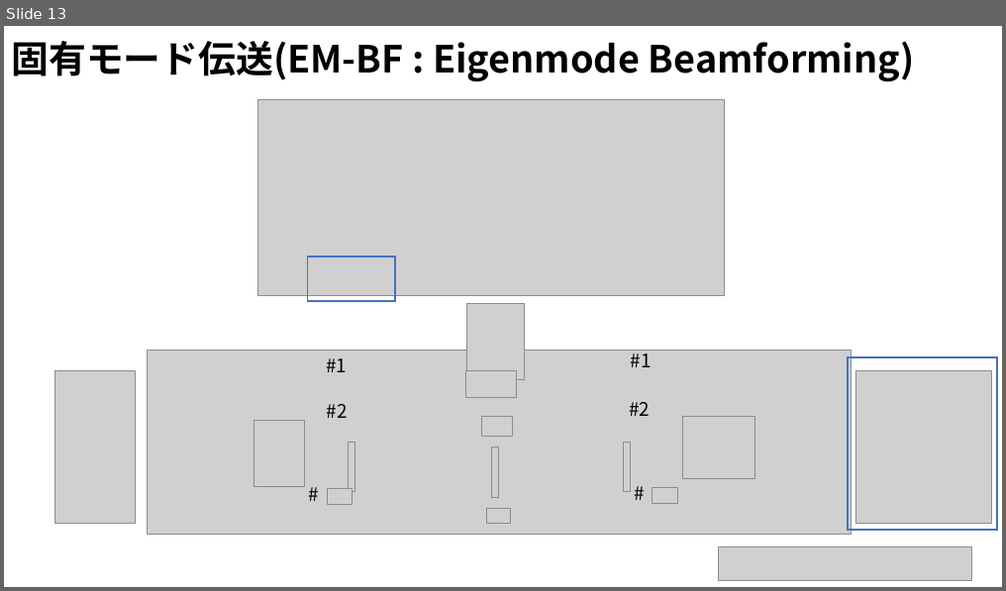
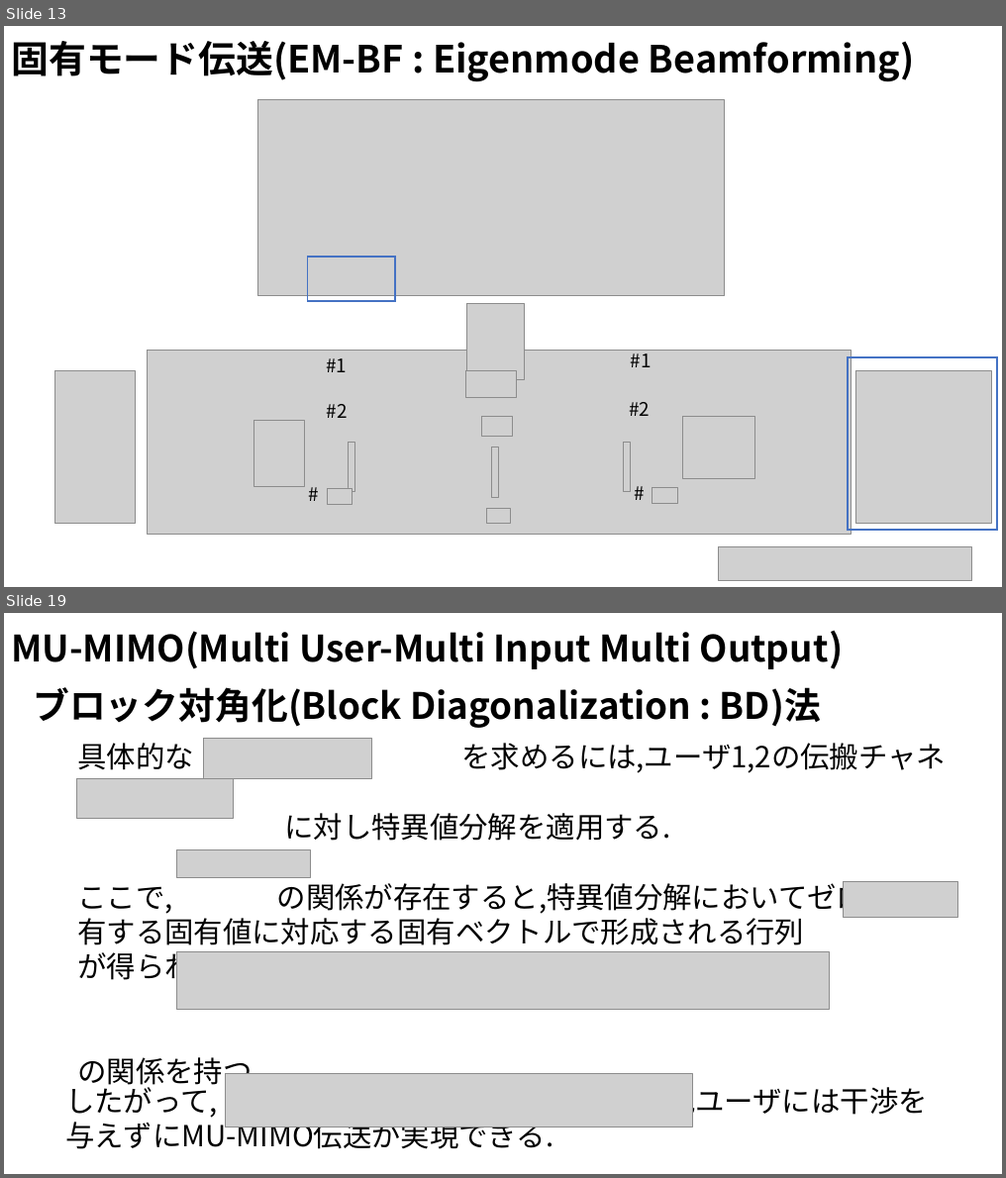
Before and after one commit to ryoww/seminar, a slide deck: MIMO/MU-MIMO.pptx. Shown one above the other, each under a label of ours: slide 13 before the commit, slides 13 and 19 after it; the slides between them are not shown. The pictures are 1006x591 and 1006x1178 pixels, drawn with LibreOffice and Linux fonts; fonts in the diff are those of the drawing; grey boxes stand for pictures. Boxes give left, top, right and bottom in pixels: in the first picture for what was removed or moved away, otherwise in the second. Text is boxed around its words. In the diff, an @@ line names an element or a change of style, - is before the commit and + after.

```diff
--- a/MIMO/MU-MIMO.pptx
+++ b/MIMO/MU-MIMO.pptx
@@ slide 19 added at [4,613,1002,1174], background #FFFFFF @@
@@ text added at [11,630,844,669], 35 pt, text #000000, bold @@
+MU-MIMO(Multi User-Multi Input Multi Output)
@@ text added at [33,687,821,728], 35 pt, text #000000, bold @@
+ブロック対角化(Block Diagonalization : BD)法
@@ text added at [77,743,953,1090], 28 pt, text #000000 @@
+具体的な を求めるには,ユーザ1,2の伝搬チャネル行列
+に対し特異値分解を適用する.
+ここで, の関係が存在すると,特異値分解においてゼロの値を有する固有値に対応する固有ベクトルで形成される行列
+が得られる.これらの行列は,
+の関係を持つ.
@@ picture added at [204,738,372,778] @@
@@ picture added at [77,778,233,819] @@
@@ picture added at [177,851,310,878] @@
@@ picture added at [844,881,957,918] @@
@@ picture added at [177,953,829,1009] @@
@@ text added at [65,1082,927,1150], 28 pt, text #000000 @@
+したがって, とすれば,他ユーザには干渉を与えずにMU-MIMO伝送が実現できる.
@@ picture added at [226,1074,693,1128] @@
```
Also in this commit, not shown: 3 slides changed, 4 other slides added, 1 slide removed, 7 other files.
